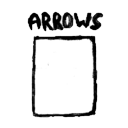
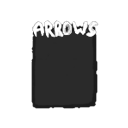
Before/after of a 128 x 128 layered artwork. What changed in the layer stack:
removed layer "Pasted Layer #1" over bbox(27, 11, 104, 32)
added layer "Arrows" above "Rect" over bbox(32, 20, 99, 39)
renamed "Pasted Layer" to "Rect", painted on it over bbox(31, 25, 98, 118)
